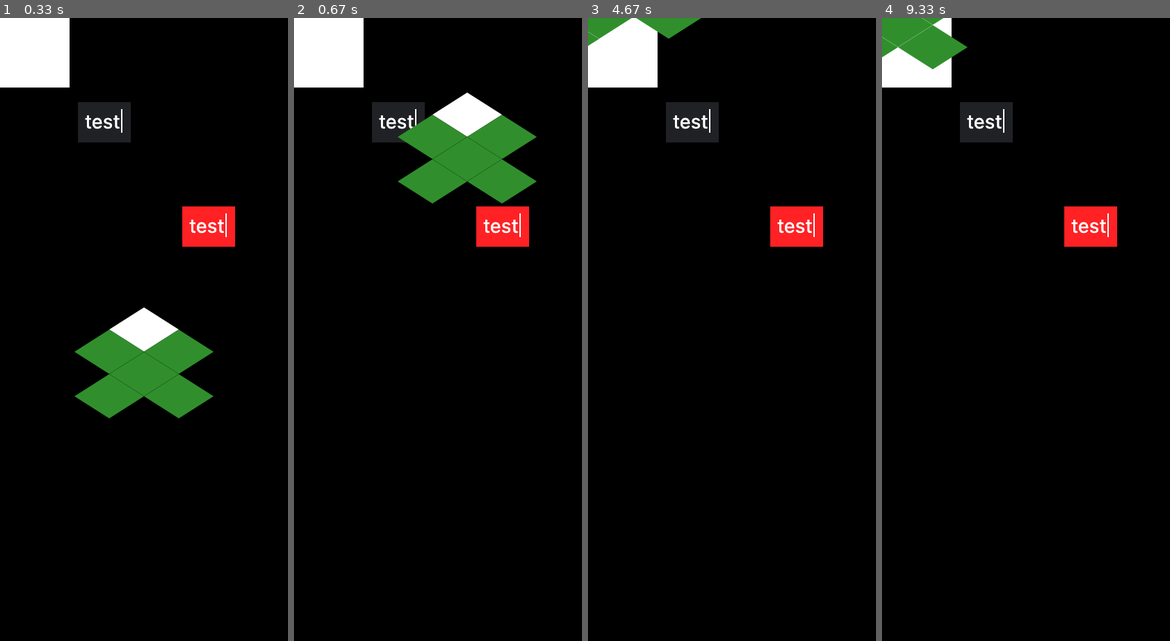
Above: before the commit, frames 1-4 (left to right).
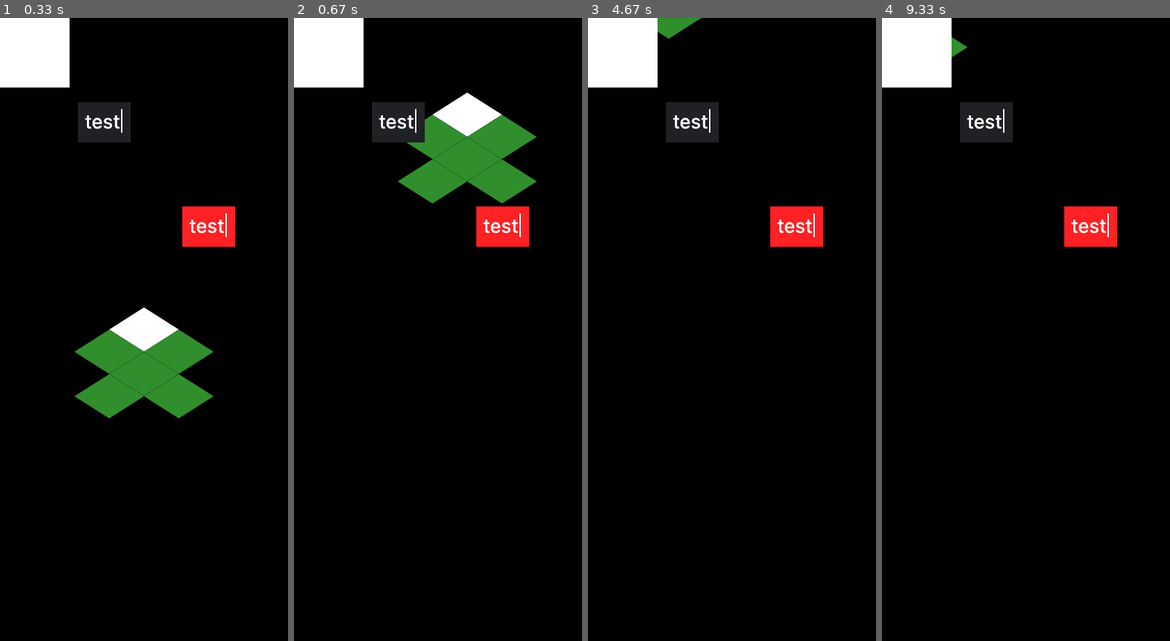
Above: after the commit, the same moments.

Repository: marcusTsng/goal_app
Game: pygame game, started from main.py
Same seed, same stepped clock (60 frames per second), same inputs: the game is played once before the commit and once after it.
Inputs (mouse positions are in pixels of both pictures, inside the frame that each line leads up to):
- Up to frame 1 (0.33 s): no input
- Up to frame 2 (0.67 s): press the mouse at (472, 354) at 0.37 s; move the mouse to (486, 242) at 0.47 s; release the mouse at (501, 136) at 0.6 s
- Up to frame 3 (4.67 s): click (691, 123) at 0.72 s; press the mouse at (697, 398) at 1.03 s; move the mouse to (769, 479) at 1.13 s; release the mouse at (841, 566) at 1.27 s; press the mouse at (691, 123) at 1.37 s; move the mouse to (732, 155) at 1.47 s; release the mouse at (772, 192) at 1.6 s; press the mouse at (732, 373) at 1.7 s; move the mouse to (703, 254) at 1.8 s; release the mouse at (677, 142) at 1.93 s; press the mouse at (766, 398) at 2.03 s; move the mouse to (737, 479) at 2.13 s; release the mouse at (708, 560) at 2.27 s; press the mouse at (691, 123) at 2.37 s; move the mouse to (680, 167) at 2.47 s; release the mouse at (668, 217) at 2.6 s; press the mouse at (662, 416) at 2.7 s; move the mouse to (706, 460) at 2.8 s; release the mouse at (749, 503) at 2.93 s; press the mouse at (662, 416) at 3.03 s; move the mouse to (651, 267) at 3.13 s; release the mouse at (639, 117) at 3.27 s; press the mouse at (732, 329) at 3.37 s; move the mouse to (703, 341) at 3.47 s; release the mouse at (671, 354) at 3.6 s; press the mouse at (766, 354) at 3.7 s; move the mouse to (757, 254) at 3.8 s; release the mouse at (746, 155) at 3.93 s; press the mouse at (697, 398) at 4.03 s; move the mouse to (662, 391) at 4.13 s; release the mouse at (628, 391) at 4.27 s; press the mouse at (766, 354) at 4.37 s; move the mouse to (703, 335) at 4.47 s; release the mouse at (639, 317) at 4.6 s
- Up to frame 4 (9.33 s): press the mouse at (1026, 329) at 4.7 s; move the mouse to (982, 273) at 4.8 s; release the mouse at (942, 211) at 4.93 s; press the mouse at (1060, 354) at 9.03 s; move the mouse to (1086, 422) at 9.13 s; release the mouse at (1115, 497) at 9.27 s

Frame 1 is identical in both runs. In frame 2, 0.2% of the frame differs, in the area x 35-46%, y 16-20%; in frame 3, 0.4%; in frame 4, 1.5%, in the area x 0-25%, y 0-9%.

Commit message:
Priority/Layer system
sprites can now be layered on top of each other through a priority system, where a higher priority is layered over lower priorities. priorities cannot be negative

Diff:
--- a/main.py
+++ b/main.py
@@ -47,10 +47,10 @@
 
 ### SPRITES AND OTHER VARIABLES
 
-sprite = RectSprite((255,255,255), 100, 100, 0, 0)
+sprite = RectSprite((255,255,255), 100, 100, 0, 0, priority=1)
 img = ImageSprite("placeholder.png", 300, 300, (255,0,0,100))
 # button = Button((200,200,200), 100, 50, 200, 100)
-button = Button("placeholder.png", 150, 150)
+button = Button("placeholder.png", 150, 150, priority=1)
 
 center_tile = Tile(color=(255,255,255))
 # tile1 = Tile(0, 1)
@@ -68,24 +68,25 @@
 ### MAIN GAME LOOP
 dragging = False
 button_down_time = 0
-click_threshold = 0.1
+click_threshold = 0.2
 drag_base = (0,0) # for dragging
 
 running = True
 while running:
+    mouse_pos = pygame.mouse.get_pos()
+
     for event in pygame.event.get():
         if event.type == pygame.QUIT:
             running = False
         if event.type == pygame.MOUSEBUTTONDOWN:
             button_down_time = time.time()
             dragging = True
-            drag_base = pygame.mouse.get_pos()
+            drag_base = mouse_pos
         if event.type == pygame.MOUSEBUTTONUP:
             if time.time() - button_down_time < click_threshold:
                 Button.check_all_hovers()
             dragging = False
 
-    mouse_pos = pygame.mouse.get_pos()
 
     if dragging and time.time() - button_down_time > click_threshold:
         dx = mouse_pos[0] - drag_base[0]
--- a/pygame_objs.py
+++ b/pygame_objs.py
@@ -18,12 +18,17 @@
 # SPRITE CLASSES
 class Sprite:
     active_sprites = []
+    max_priority = 0
 
-    def __init__(self, w, l, x=0, y=0):
+    def __init__(self, w, l, x=0, y=0, priority = 0):
         Sprite.active_sprites.append(self)
+        if priority > Sprite.max_priority: Sprite.max_priority = priority
+        if priority < 0: priority = 0
+
         self.active = True
         self.rect = pygame.Rect(x, y, w, l)
         self.use_offset = False
+        self.priority = priority
 
     def set_pos(self, x, y):  self.rect.center = (x,y)
     def get_pos(self): return self.rect.center[0], self.rect.center[1]
@@ -37,13 +42,17 @@
 
     @staticmethod
     def displaySprites():
-        for x in Sprite.active_sprites:
-            if not x.active: x.set_active(False)
-            else: x.display()
+        for p in range(Sprite.max_priority + 1):
+            for x in Sprite.active_sprites:
+                if x.priority != p: continue
+                if not x.active: x.set_active(False)
+                else: x.display()
+
+
 
 class ImageSprite(Sprite):
-    def __init__(self, path, x=0, y=0, tint=None, use_offset=False):
-        super().__init__(0, 0, x, y)
+    def __init__(self, path, x=0, y=0, tint=None, use_offset=False, priority=0):
+        super().__init__(0, 0, x, y, priority)
         try:
             self.img = pygame.image.load(f"Assets/{path}").convert_alpha()
         except pygame.error as e:
@@ -60,8 +69,8 @@
         screen.blit(self.img, pos_rect)
 
 class RectSprite(Sprite):
-    def __init__(self, fill, w, l, x=0, y=0):
-        super().__init__(w, l, x, y)
+    def __init__(self, fill, w, l, x=0, y=0, priority=0):
+        super().__init__(w, l, x, y, priority)
         self.fill = fill
     def display(self):
         pygame.draw.rect(screen, self.fill, self.rect)
@@ -69,8 +78,8 @@
 # BUTTONS
 class Button(ImageSprite):
     buttons = []
-    def __init__(self, path, x=0, y=0, tint=None, func = None, params = None, use_offset=False):
-        super().__init__(path, x, y, tint, use_offset)
+    def __init__(self, path, x=0, y=0, tint=None, func = None, params = None, use_offset=False, priority=0):
+        super().__init__(path, x, y, tint, use_offset, priority)
         Button.buttons.append(self)
         self.func = func
         self.params = params
@@ -109,8 +118,8 @@
     center_tile = None
     tiles = []
 
-    def __init__(self, relative_x = 0, relative_y = 0, color=TILE_COL):
-        super().__init__("Terrain/Tile.png", SCREEN_WIDTH / 2, SCREEN_HEIGHT / 2, color, test, self, True)
+    def __init__(self, relative_x = 0, relative_y = 0, color=TILE_COL, priority=0):
+        super().__init__("Terrain/Tile.png", SCREEN_WIDTH / 2, SCREEN_HEIGHT / 2, color, test, self, True, priority)
         self.relative_x = relative_x
         self.relative_y = relative_y
         if not Tile.center_tile:
